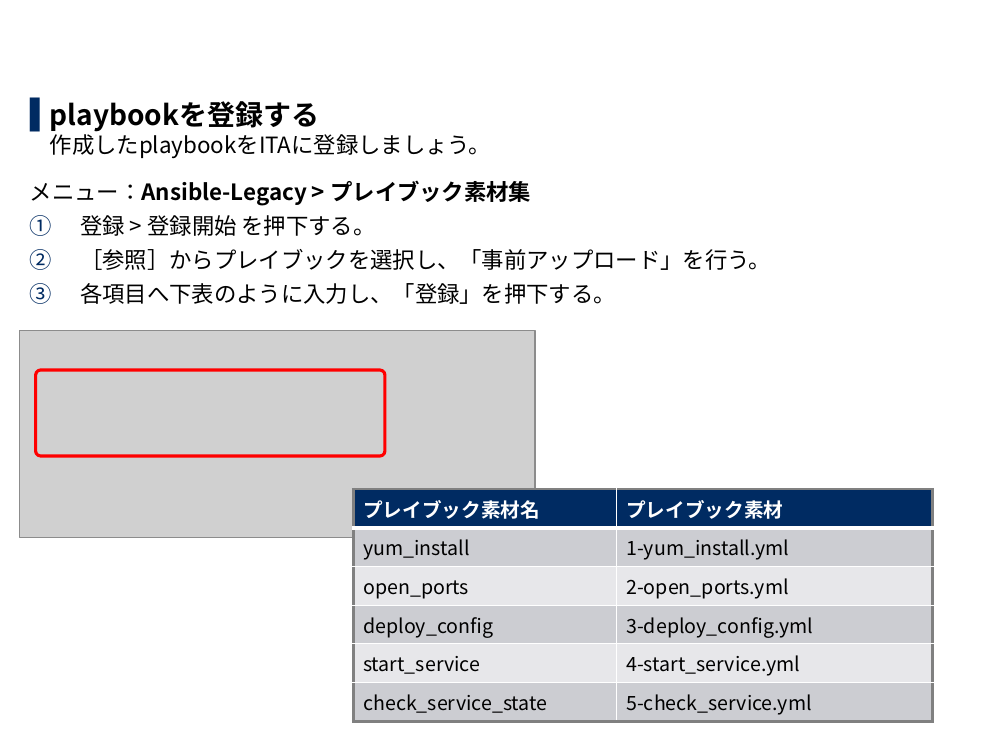
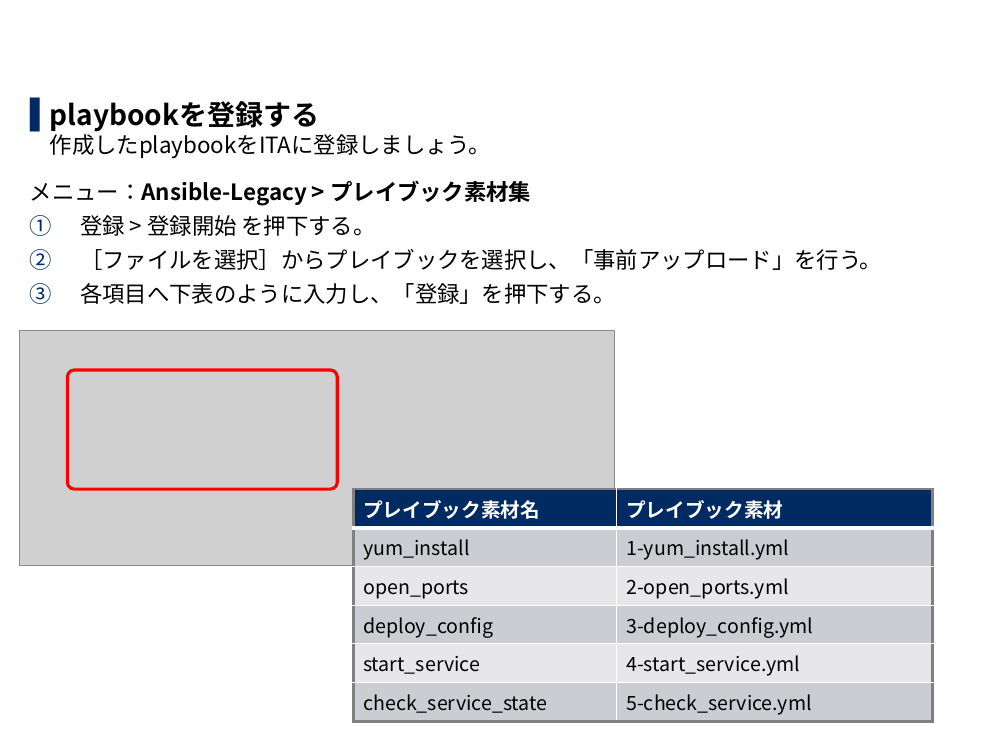
Before and after one commit to exastro-suite/it-automation-docs, a slide deck: slide 11 of asset/Learn_ja/ITA-Ansible-Driver_ja_practice.pptx. Drawn at 1008x756 pixels with LibreOffice and Linux fonts; fonts in the diff are those of the drawing; grey boxes stand for pictures; background and template pictures are left out. Boxes give left, top, right and bottom in pixels: in the first picture for what was removed or moved away, otherwise in the second. Text is boxed around its words. In the diff, an @@ line names an element or a change of style, - is before the commit and + after.

```diff
--- a/asset/Learn_ja/ITA-Ansible-Driver_ja_practice.pptx
+++ b/asset/Learn_ja/ITA-Ansible-Driver_ja_practice.pptx
@@ text at (x1=80, y1=249, x2=882, y2=270): text changed @@
-2. ［参照］からプレイブックを選択し、「事前アップロード」を行う。
+2. ［ファイルを選択］からプレイブックを選択し、「事前アップロード」を行う。
@@ picture resized from (x1=20, y1=331, x2=535, y2=538) to (x1=20, y1=331, x2=615, y2=565) @@
@@ rounded rectangle resized from (x1=35, y1=370, x2=385, y2=456) to (x1=68, y1=370, x2=338, y2=489) @@
```
Also in this commit, not shown: 35 other slides changed, 1 other file.
